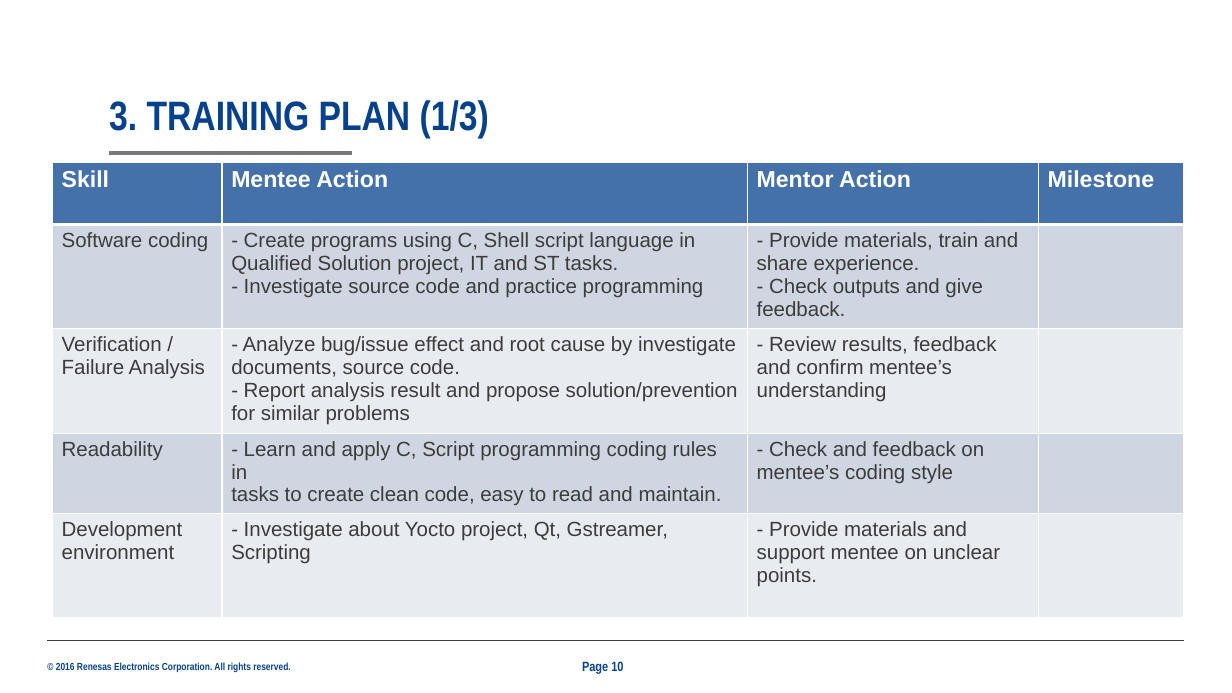
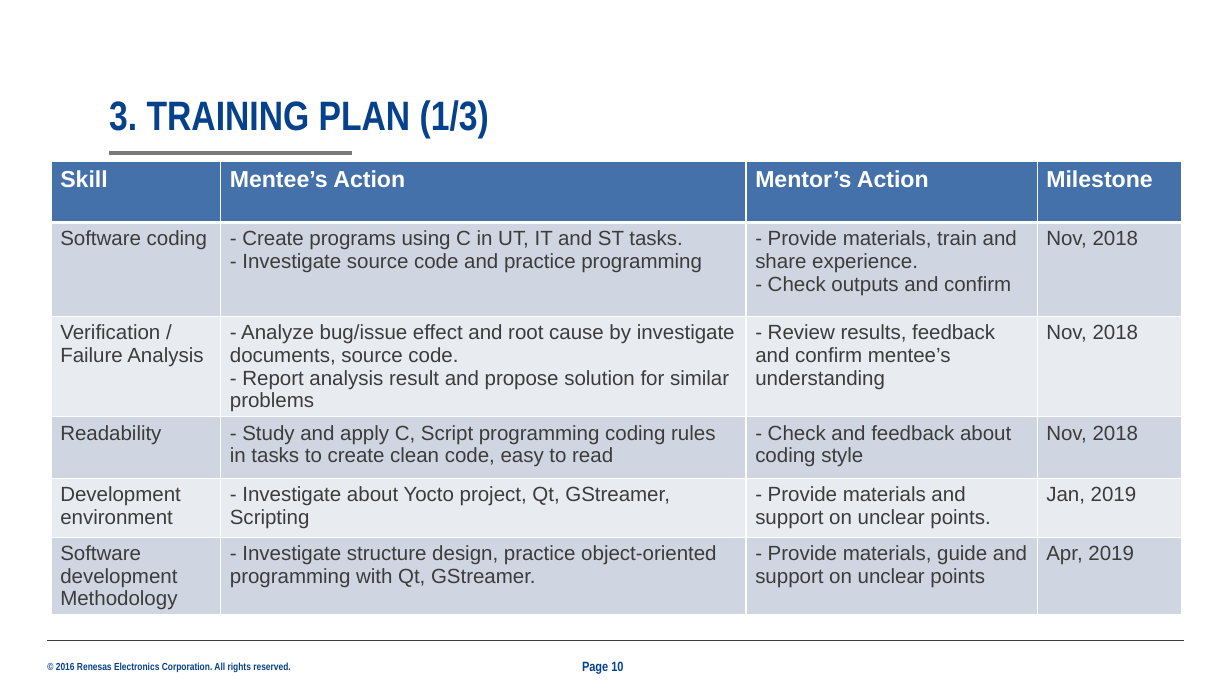
Before and after one commit to trankha/pre1, a slide deck: slide 10 of 25G_Presentation.pptx. Drawn at 1232x693 pixels with LibreOffice and Linux fonts; fonts in the diff are those of the drawing; background and template pictures are left out. Boxes give left, top, right and bottom in pixels: in the first picture for what was removed or moved away, otherwise in the second. Text is boxed around its words. In the diff, an @@ line names an element or a change of style, - is before the commit and + after.

```diff
--- a/25G_Presentation.pptx
+++ b/25G_Presentation.pptx
@@ table at (51,162,1183,631) @@
-row 1: Skill | Mentee Action | Mentor Action | Milestone
-row 2: Software coding | - Create programs using C, Shell script language in Qualified Solution project, IT and ST tasks. / - Investigate source code and practice programming | - Provide materials, train and share experience. / - Check outputs and give feedback. | 
-row 3: Verification / / Failure Analysis | - Analyze bug/issue effect and root cause by investigate documents, source code. / - Report analysis result and propose solution/prevention for similar problems | - Review results, feedback and confirm mentee’s understanding | 
-row 4: Readability | - Learn and apply C, Script programming coding rules in / tasks to create clean code, easy to read and maintain. | - Check and feedback on mentee’s coding style | 
-row 5: Development environment | - Investigate about Yocto project, Qt, Gstreamer, / Scripting | - Provide materials and support mentee on unclear points. | 
+row 1: Skill | Mentee’s Action | Mentor’s Action | Milestone
+row 2: Software coding | - Create programs using C in UT, IT and ST tasks. / - Investigate source code and practice programming | - Provide materials, train and share experience. / - Check outputs and confirm | Nov, 2018
+row 3: Verification / / Failure Analysis | - Analyze bug/issue effect and root cause by investigate documents, source code. / - Report analysis result and propose solution for similar problems | - Review results, feedback and confirm mentee’s understanding | Nov, 2018
+row 4: Readability | - Study and apply C, Script programming coding rules in tasks to create clean code, easy to read | - Check and feedback about coding style | Nov, 2018
+row 5: Development environment | - Investigate about Yocto project, Qt, GStreamer, / Scripting | - Provide materials and support on unclear points. | Jan, 2019
+row 6: Software development / Methodology | - Investigate structure design, practice object-oriented / programming with Qt, GStreamer. | - Provide materials, guide and support on unclear points | Apr, 2019
```
Also in this commit, not shown: 14 other slides changed.
